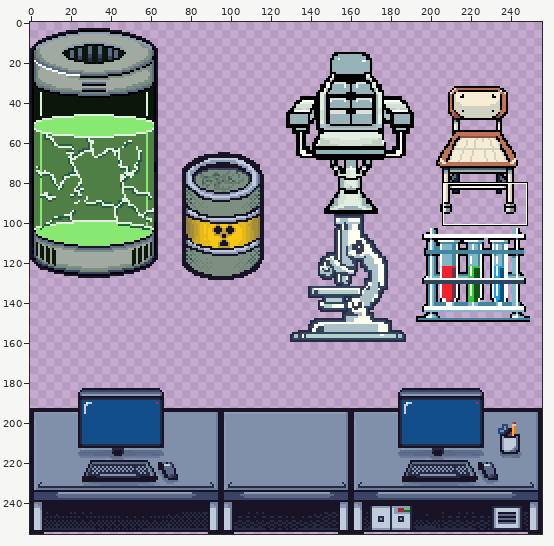
Sprite sheet, stored at assets/sprites/tilesets/foreground.png. Above, an overview of the earlier version with the close-up marked.
Close-up. First the earlier version:
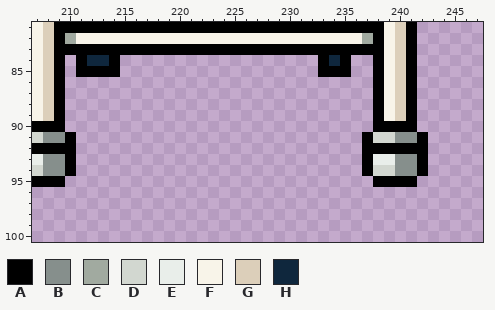
The file is 256x256 pixels. Colours within 5 levels of each other are drawn and written as one. Shown: x 207..247, y 81..100. The commit also changed other parts of the picture, which this record leaves out.
Palette (. is transparent): A #000000  B #868f8c  C #a1aaa0  D #d2d7d0  E #e9eeea  F #f8f4e9  G #dccfba  H #0f273d
Pixels before, first column x 207:
81 FGAAAAAAAAAAAAAAAAAAAAAAAAAAAAAAFGA.
82 FGACFFFFFFFFFFFFFFFFFFFFFFFFFFCAFGA.
83 FGAAAAAAAAAAAAAAAAAAAAAAAAAAAAAAFGA.
84 FGA.AHHA..................AHA..AFGA.
85 FGA.AAAA..................AAA..AFGA.
86 FGA............................AFGA.
87 FGA............................AFGA.
88 FGA............................AFGA.
89 FGA............................AFGA.
90 AAA............................AAAA.
91 DBBA..........................ADDBBA
92 AAAA..........................AAAAAA
93 EBBA..........................AEEBBA
94 DBBA..........................ADDBBA
95 AAA............................AAAA.
The same view after the edit:
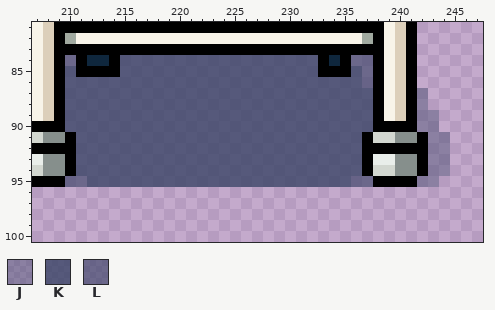
Colours new in this view: J #3a446669  K #3a4466cb  L #3a4367a3
Edits made:
y 84: x 210 . -> L; x 215..232 .................. -> KKKKKKKKKKKKKKKKKK; x 236..237 .. -> LL
y 85: x 210 . -> K; x 215..232 .................. -> KKKKKKKKKKKKKKKKKK; x 236..237 .. -> KL
y 86: x 210..237 ............................ -> KKKKKKKKKKKKKKKKKKKKKKKKKKKL
y 87..88: x 210..237 ............................ -> KKKKKKKKKKKKKKKKKKKKKKKKKKKK; x 242 . -> J
y 89..90: x 210..237 ............................ -> KKKKKKKKKKKKKKKKKKKKKKKKKKKK; x 242..243 .. -> JJ
y 91..94: x 211..236 .......................... -> KKKKKKKKKKKKKKKKKKKKKKKKKK; x 243..244 .. -> JJ
y 95: x 210..237 ............................ -> LLKKKKKKKKKKKKKKKKKKKKKKKKLL; x 242..243 .. -> JJ
